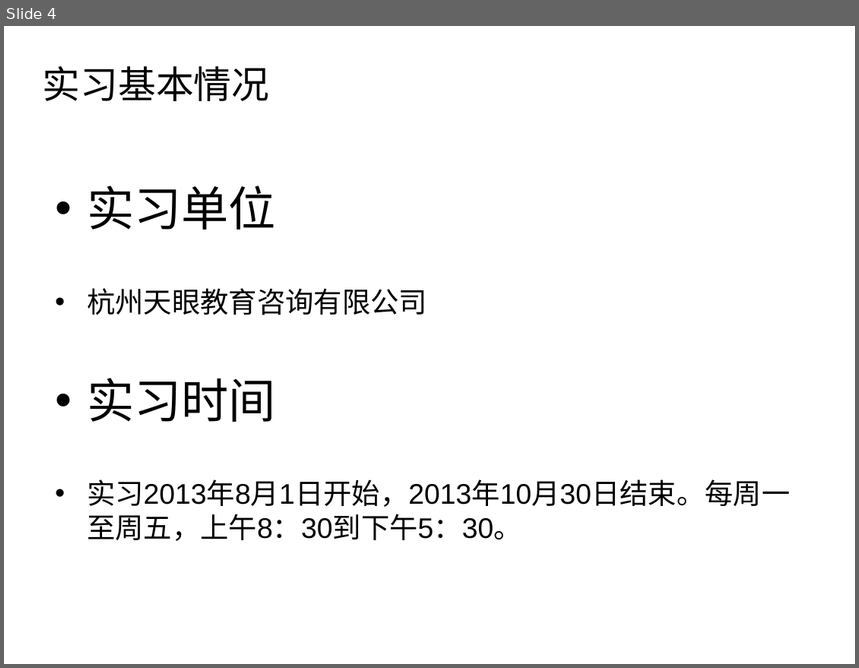
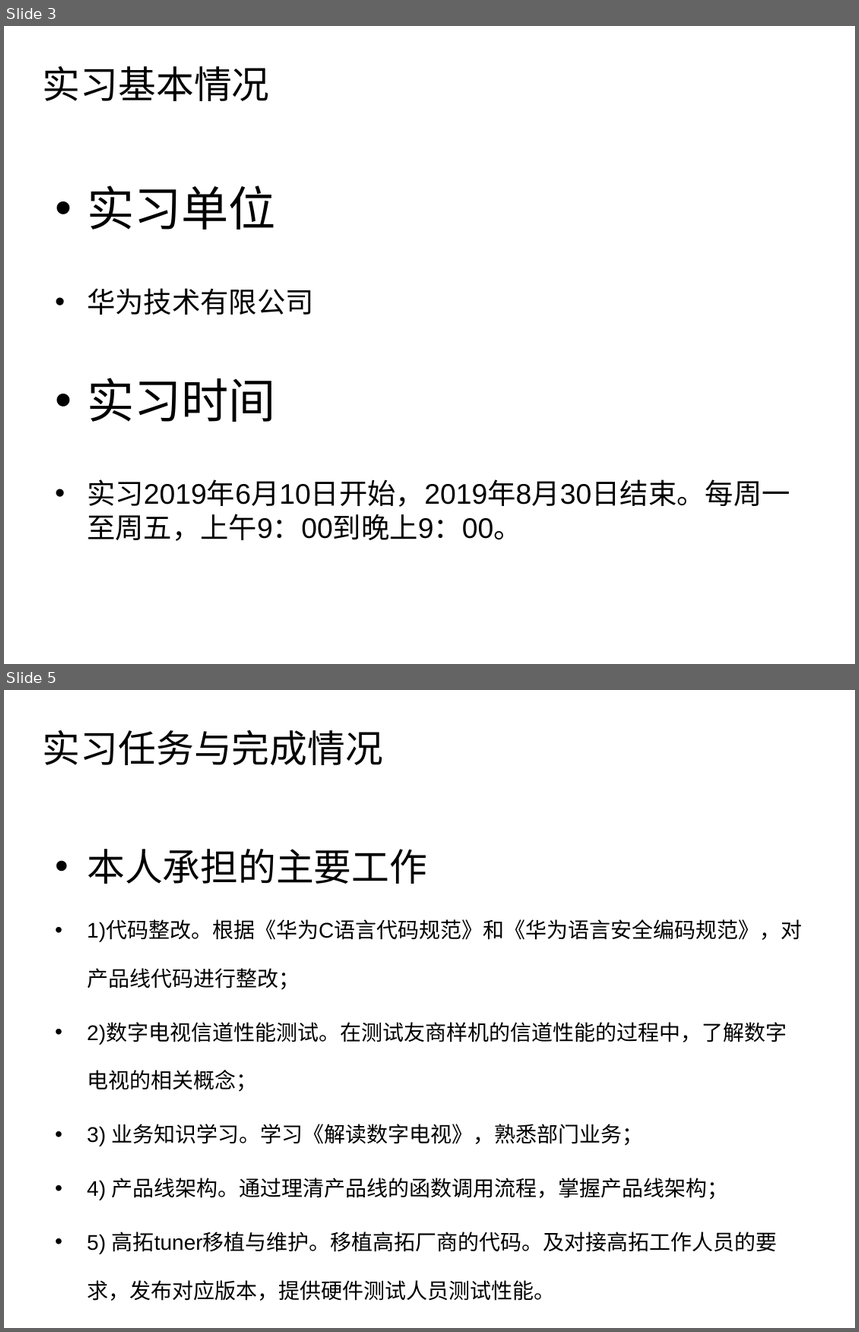
Before and after one commit to iCodeZone/shixi, a slide deck: 6.实习答辩.ppt. Shown one above the other, each under a label of ours: slide 4 before the commit, slides 3 and 5 after it; the slides between them are not shown. The pictures are 859x668 and 859x1332 pixels, drawn with LibreOffice and Linux fonts; fonts in the diff are those of the drawing; background and template pictures are left out. Boxes give left, top, right and bottom in pixels: in the first picture for what was removed or moved away, otherwise in the second. Text is boxed around its words. In the diff, an @@ line names an element or a change of style, - is before the commit and + after.

```diff
--- a/6.实习答辩.ppt
+++ b/6.实习答辩.ppt
@@ slide 5 added at [4,690,855,1328], background #FFFFFF @@
@@ title added at [43,730,383,765], 32 pt, text #000000 @@
+实习任务与完成情况
@@ text added at [87,849,802,1301], 18 pt, text #000000 @@
+• 本人承担的主要工作
+• 1)代码整改。根据《华为C语言代码规范》和《华为语言安全编码规范》，对产品线代码进行整改；
+• 2)数字电视信道性能测试。在测试友商样机的信道性能的过程中，了解数字电视的相关概念；
+• 3) 业务知识学习。学习《解读数字电视》，熟悉部门业务；
+• 4) 产品线架构。通过理清产品线的函数调用流程，掌握产品线架构；
+• 5) 高拓tuner移植与维护。移植高拓厂商的代码。及对接高拓工作人员的要求，发布对应版本，提供硬件测试人员测试性能。
@@ what was slide 4 is now slide 3 @@
@@ slide 3 changed as well @@
@@ text at [87,288,314,315]: text changed @@
-• 杭州天眼教育咨询有限公司
+• 华为技术有限公司
@@ text at [87,480,791,541]: text changed @@
-• 实习2013年8月1日开始，2013年10月30日结束。每周一至周五，上午8：30到下午5：30。
+• 实习2019年6月10日开始，2019年8月30日结束。每周一至周五，上午9：00到晚上9：00。
```
Also in this commit, not shown: 4 other slides changed, 6 other slides added, 14 slides removed, 2 other files.
